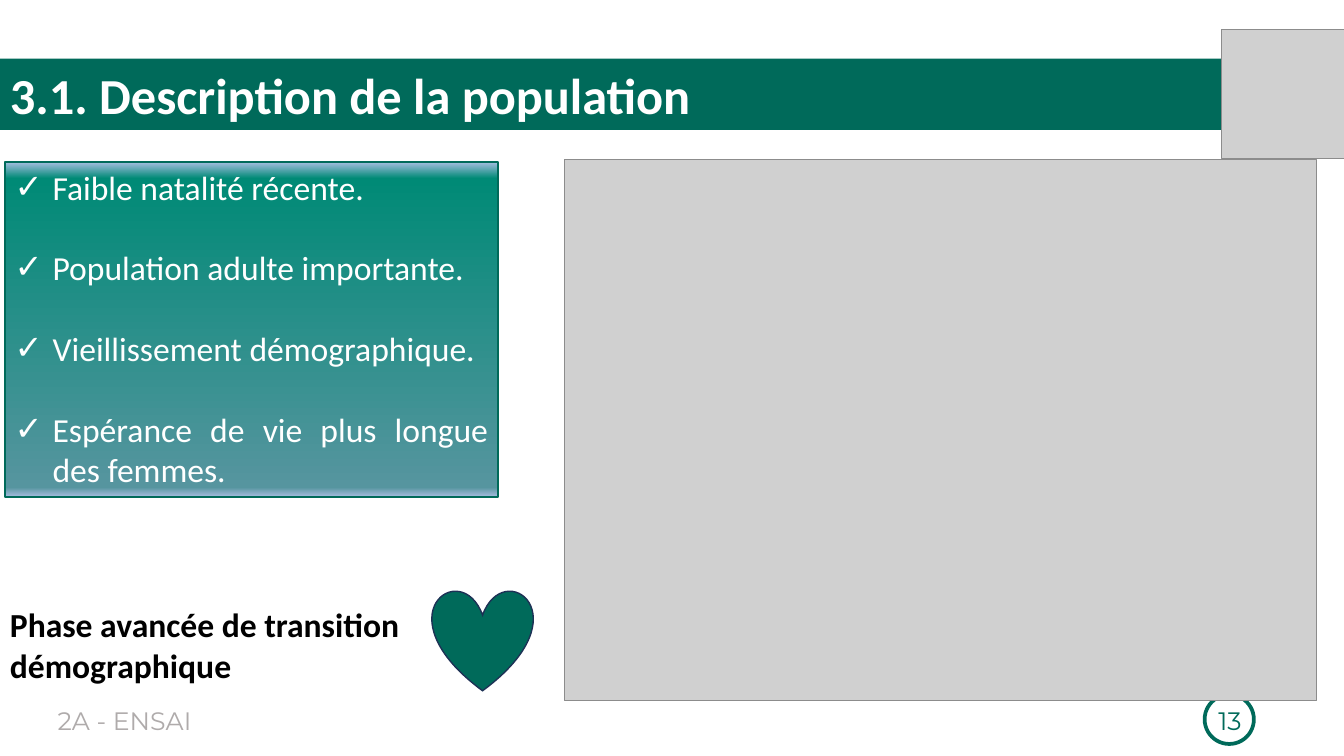
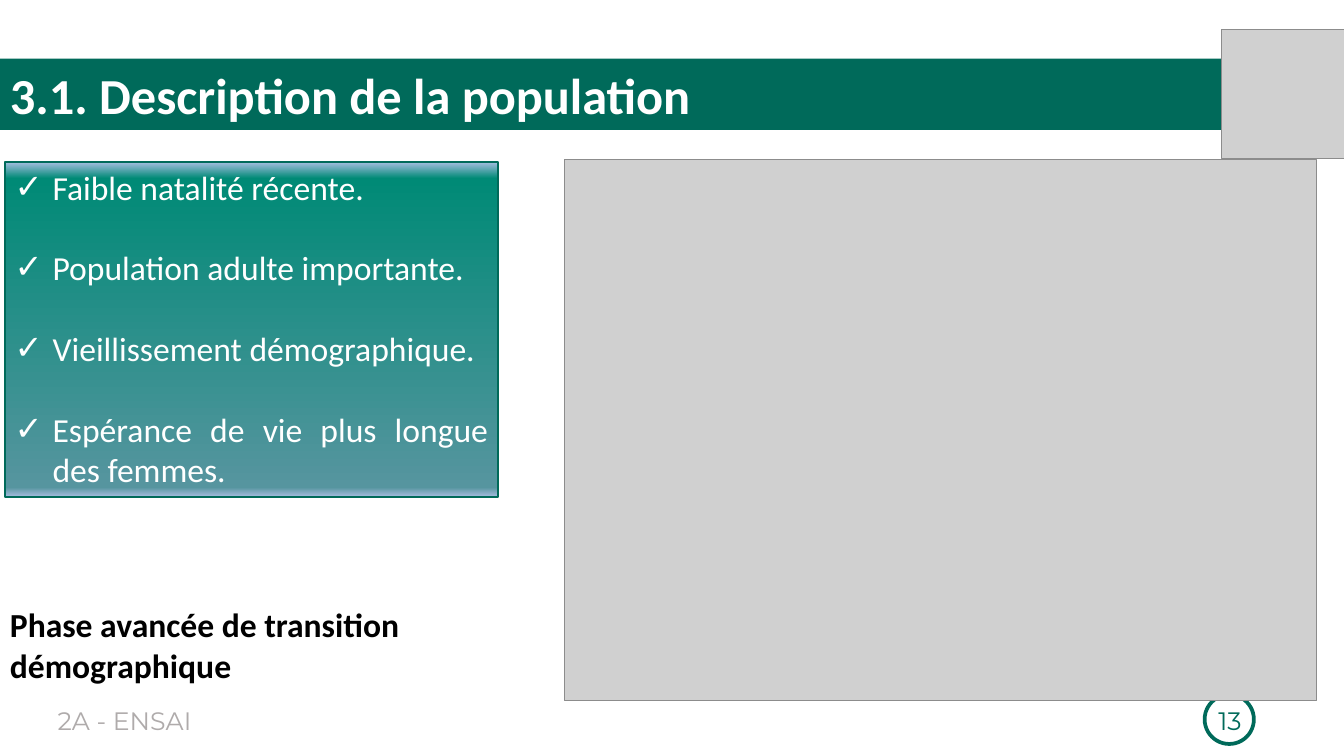
Before and after one commit to Richard-GOZAN/Projet-Stat-2A-Ensai, a slide deck: slide 13 of Présentation/Soutenance_Groupe25.pptx. Drawn at 1344x756 pixels with LibreOffice and Linux fonts; fonts in the diff are those of the drawing; grey boxes stand for pictures. Boxes give left, top, right and bottom in pixels: in the first picture for what was removed or moved away, otherwise in the second. Text is boxed around its words. In the diff, an @@ line names an element or a change of style, - is before the commit and + after.

```diff
--- a/Présentation/Soutenance_Groupe25.pptx
+++ b/Présentation/Soutenance_Groupe25.pptx
@@ heart removed at box(433, 590, 533, 691) @@
```
Also in this commit, not shown: 6 other slides changed.
